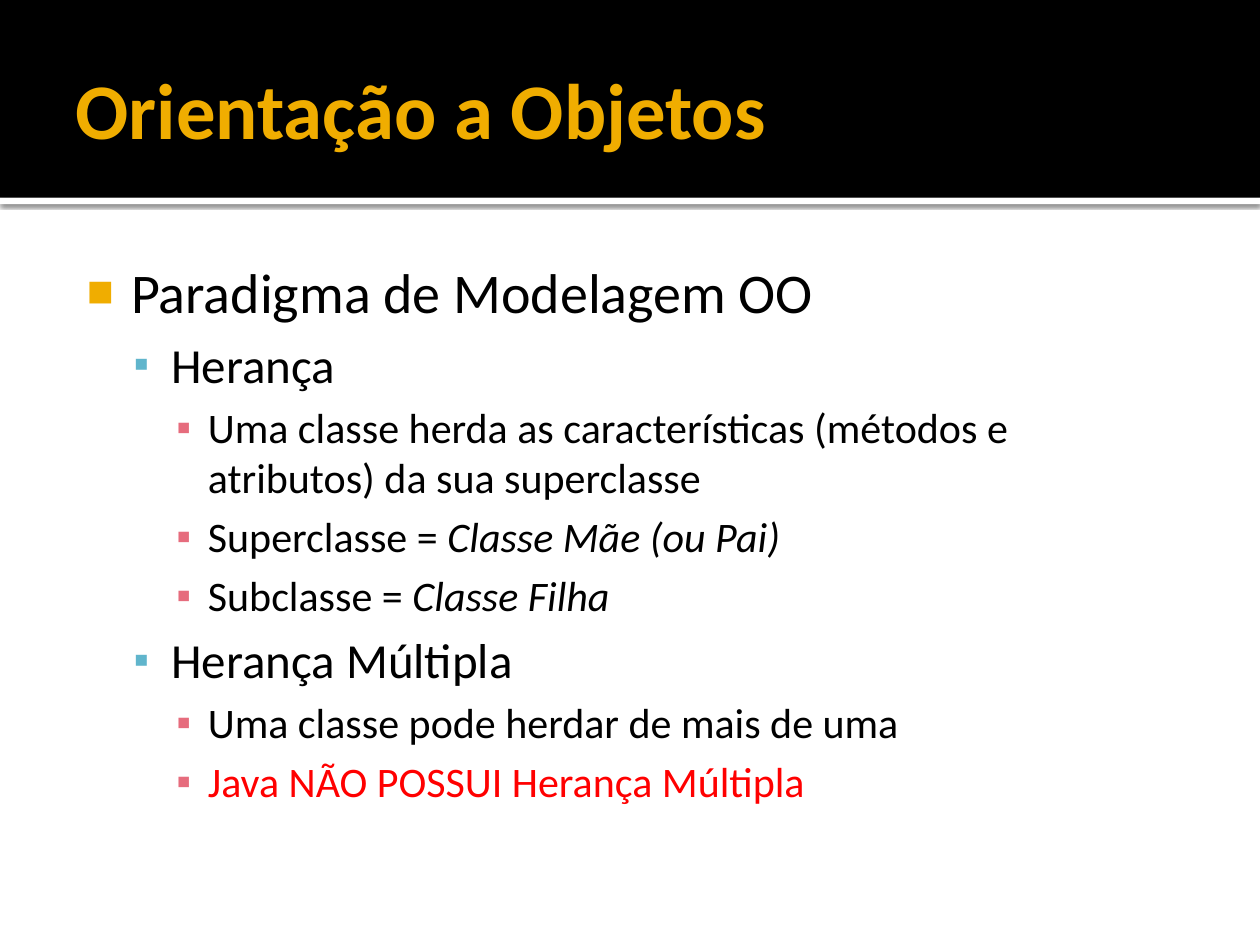
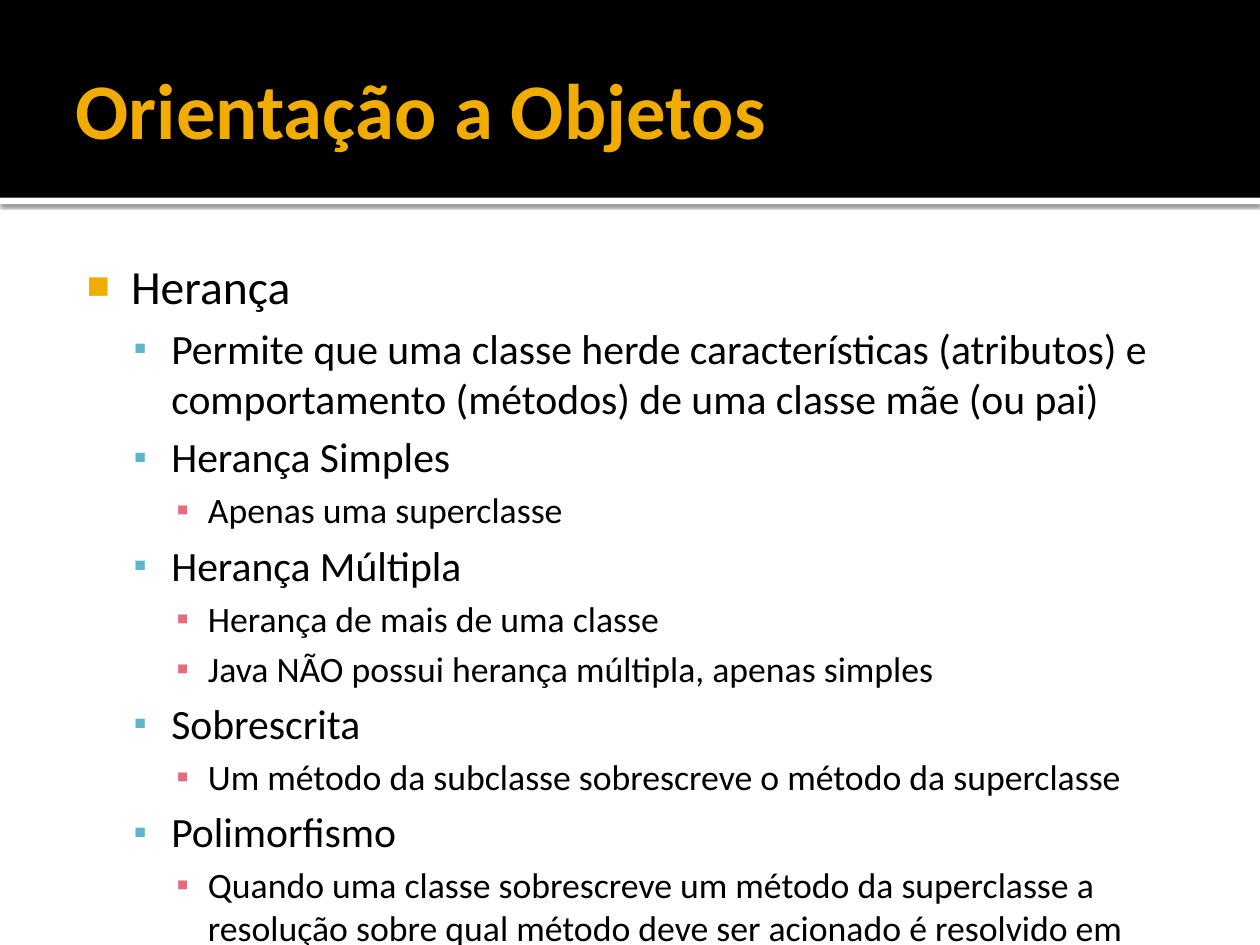
Before and after one commit to filosofisto/cpb-treinamento, a slide deck: slide 5 of Fundamentos/Fundamentos - Orientacao Objetos.pptx (slide 43 before the commit). Drawn at 1260x945 pixels with LibreOffice and Linux fonts; fonts in the diff are those of the drawing. Boxes give left, top, right and bottom in pixels: in the first picture for what was removed or moved away, otherwise in the second. Text is boxed around its words. In the diff, an @@ line names an element or a change of style, - is before the commit and + after.

Commit message:
Correção PPT
Correçõ do PPT sobre OO

```diff
--- a/Fundamentos/Fundamentos - Orientacao Objetos.pptx
+++ b/Fundamentos/Fundamentos - Orientacao Objetos.pptx
@@ text at (x1=131, y1=274, x2=813, y2=323): paragraph removed @@
-■ Paradigma de Modelagem OO
@@ text at (x1=131, y1=273, x2=461, y2=588): size 28 to 27.2 pt in "Herança"; size 28 to 23.8 pt in "Herança Múltipla"; bullet ▪ to ■; list level 2 to 1 in "Herança"; bullet colour #60B5CC to #F0AD00 @@
@@ text at (x1=171, y1=333, x2=1147, y2=529): text changed; size 24 to 23.8 pt @@
-    ▪ Uma classe herda as características (métodos e atributos) da sua superclasse
-    ▪ Superclasse = Classe Mãe (ou Pai)
-    ▪ Subclasse = Classe Filha
+  ▪ Permite que uma classe herde características (atributos) e comportamento (métodos) de uma classe mãe (ou pai)
+  ▪ Herança Simples
+    ▪ Apenas uma superclasse
@@ text at (x1=171, y1=607, x2=1122, y2=945): text changed; size 24 to 20.4 pt @@
-    ▪ Uma classe pode herdar de mais de uma
-    ▪ Java NÃO POSSUI Herança Múltipla
+    ▪ Herança de mais de uma classe
+    ▪ Java NÃO possui herança múltipla, apenas simples
+  ▪ Sobrescrita
+    ▪ Um método da subclasse sobrescreve o método da superclasse
+  ▪ Polimorfismo
+    ▪ Quando uma classe sobrescreve um método da superclasse a resolução sobre qual método deve ser acionado é resolvido em tempo de runtime (late binding)
```
Also in this commit, not shown: 3 other slides changed, 4 slides added, 44 slides removed.
